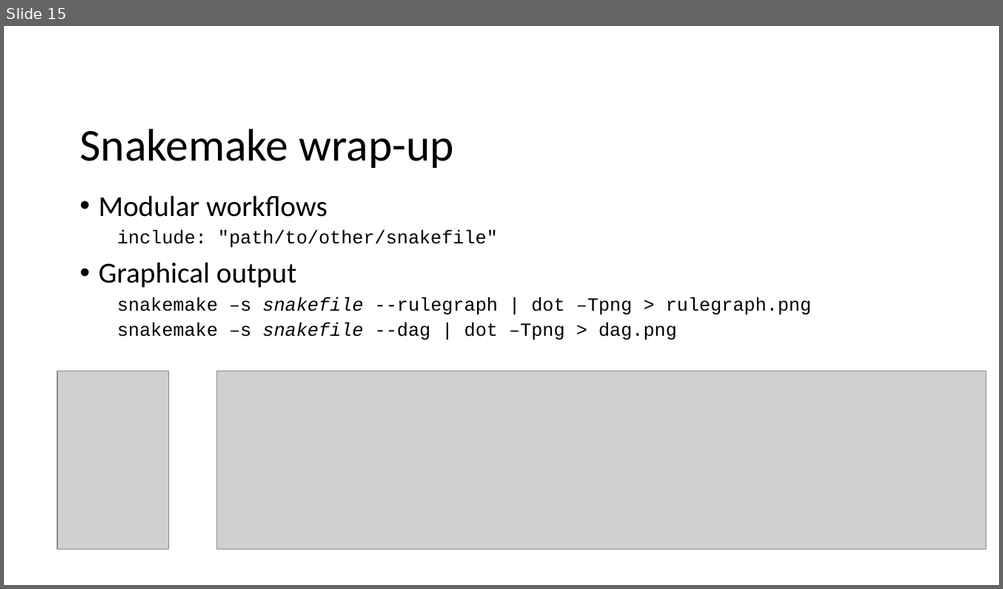
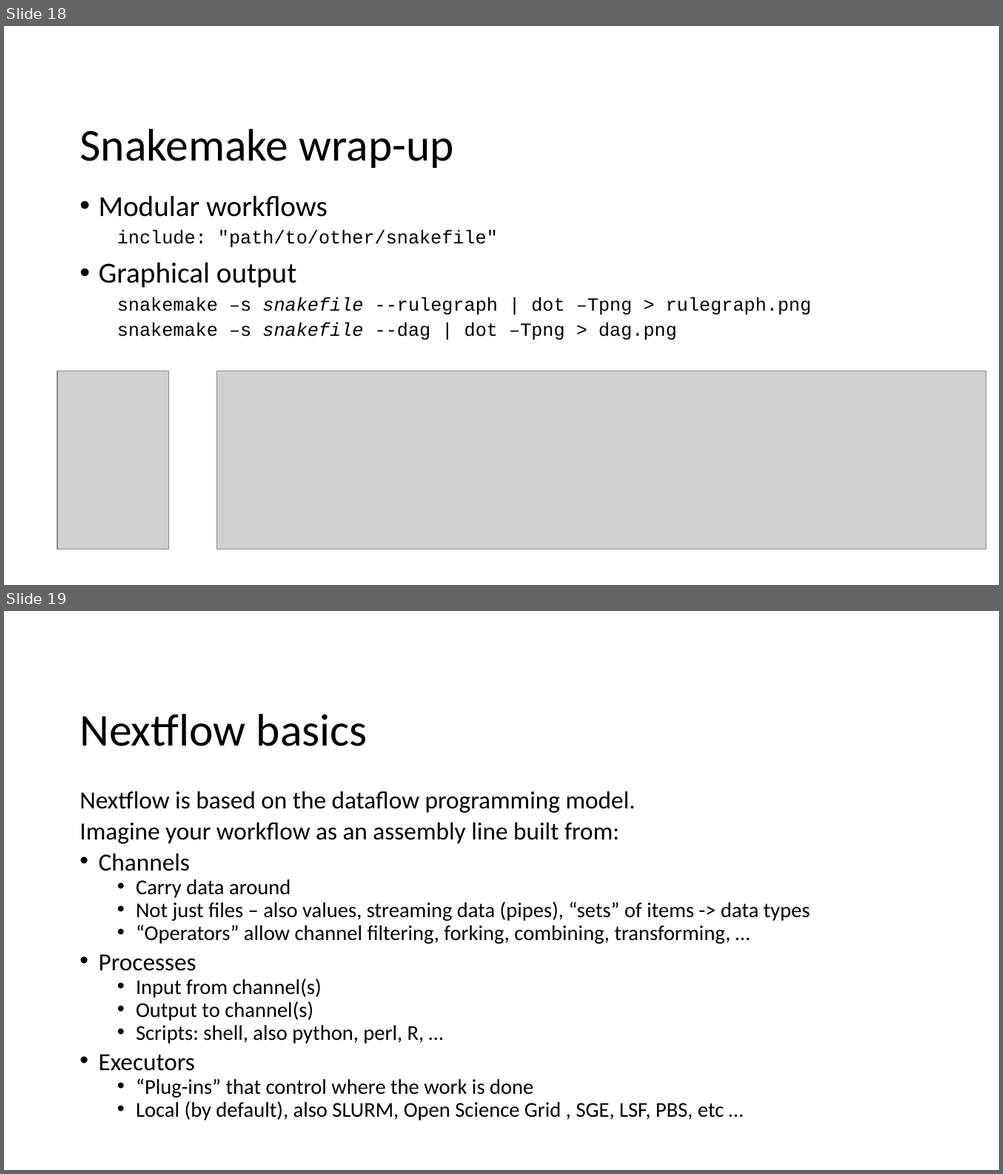
Before and after one commit to CHPC-UofU/rmacc-workflows, a slide deck: slides/workflow_tools.pptx. Shown one above the other, each under a label of ours: slide 15 before the commit, slides 18 and 19 after it. The pictures are 1003x589 and 1003x1174 pixels, drawn with LibreOffice and Linux fonts; fonts in the diff are those of the drawing; grey boxes stand for pictures; background and template pictures are left out. Boxes give left, top, right and bottom in pixels: in the first picture for what was removed or moved away, otherwise in the second. Text is boxed around its words. In the diff, an @@ line names an element or a change of style, - is before the commit and + after.

```diff
--- a/slides/workflow_tools.pptx
+++ b/slides/workflow_tools.pptx
@@ slide 19 added at [4, 611, 999, 1170], background picture (left out) @@
@@ title added at [79, 714, 367, 746], 44 pt, text #000000 @@
+Nextflow basics
@@ text added at [79, 792, 810, 1121], 20.4 pt, text #000000 @@
+Nextflow is based on the dataflow programming model.
+Imagine your workflow as an assembly line built from:
+• Channels
+  • Carry data around
+  • Not just files – also values, streaming data (pipes), “sets” of items -> data types
+  • “Operators” allow channel filtering, forking, combining, transforming, …
+• Processes
+  • Input from channel(s)
+  • Output to channel(s)
+  • Scripts: shell, also python, perl, R, …
+• Executors
+  • “Plug-ins” that control where the work is done
+  • Local (by default), also SLURM, Open Science Grid , SGE, LSF, PBS, etc …
@@ what was slide 15 is now slide 18 @@
```
Also in this commit, not shown: 11 slides changed, 5 other slides added, 2 slides removed, 1 other file.
